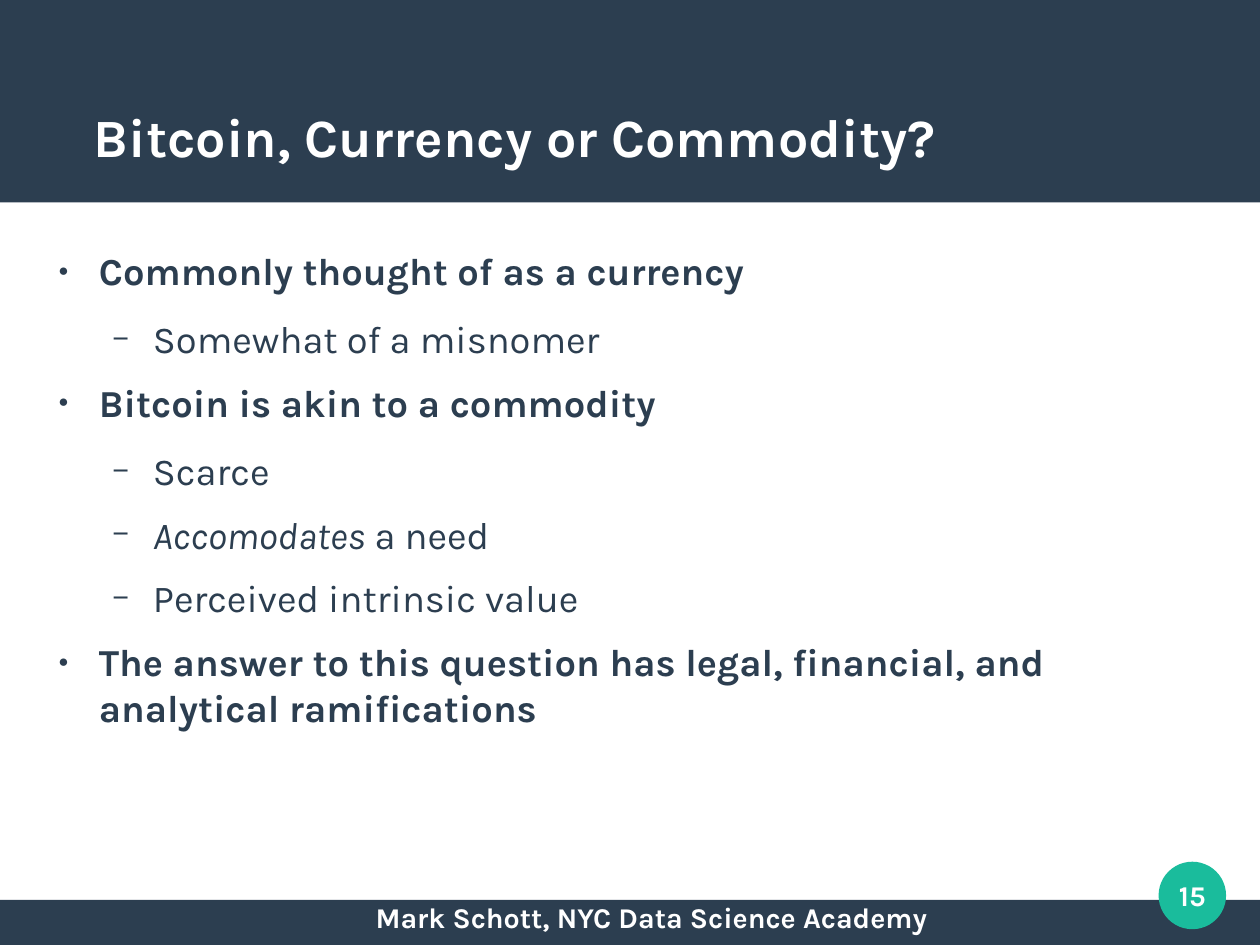
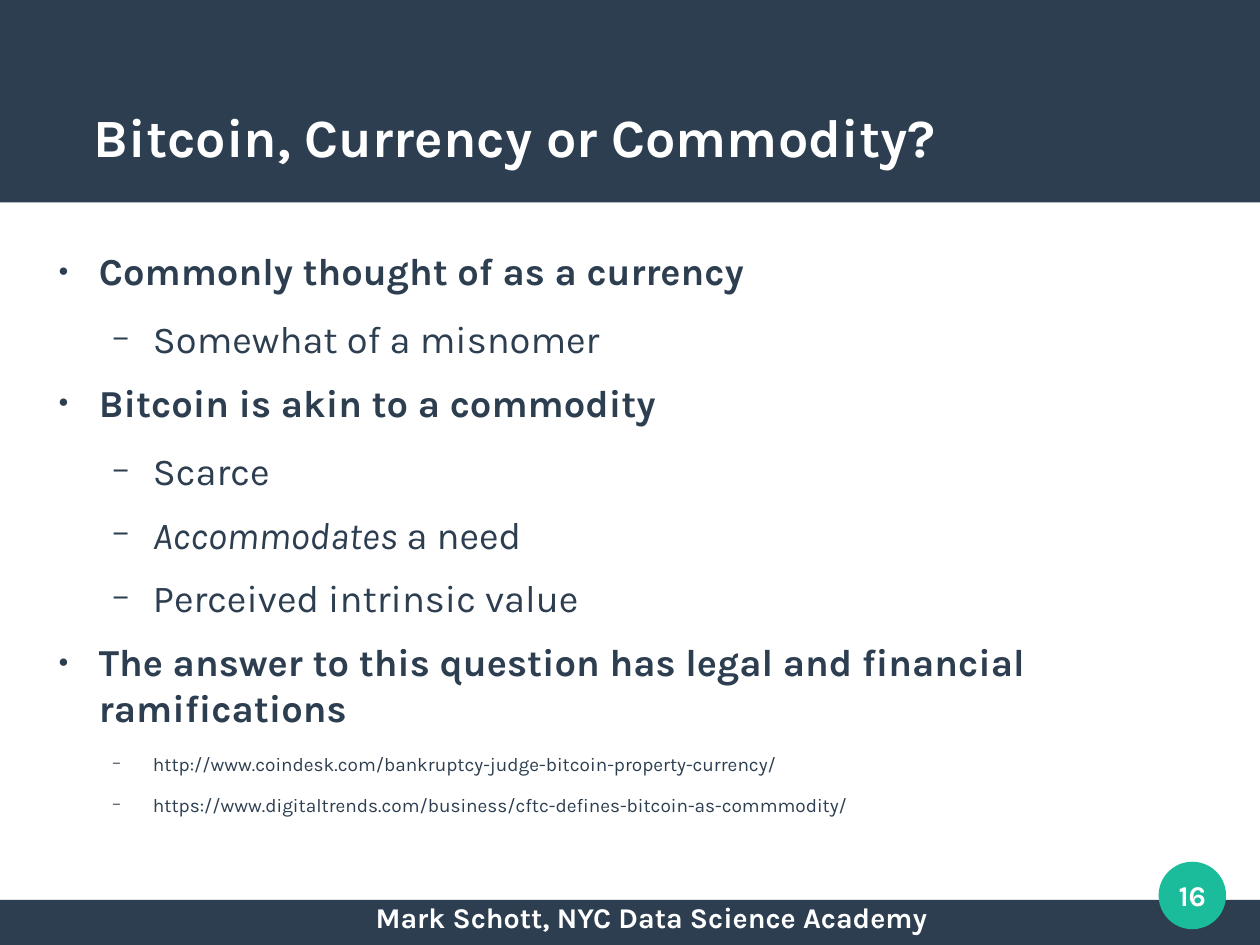
Before and after one commit to nycdatasci/bootcamp009_project, a slide deck: slide 16 of Project2-WebScraping/markschott/bitcoin/presentation/project2_mark_schott_prez.odp (slide 15 before the commit). Drawn at 1260x945 pixels with LibreOffice and Linux fonts; fonts in the diff are those of the drawing. Boxes give left, top, right and bottom in pixels: in the first picture for what was removed or moved away, otherwise in the second. Text is boxed around its words. In the diff, an @@ line names an element or a change of style, - is before the commit and + after.

```diff
--- a/Project2-WebScraping/markschott/bitcoin/presentation/project2_mark_schott_prez.odp
+++ b/Project2-WebScraping/markschott/bitcoin/presentation/project2_mark_schott_prez.odp
@@ text at [153,523,522,550]: text changed @@
-  − Accomodates a need
+  − Accommodates a need
@@ text at [99,649,1025,817]: text changed; size 24 to 12 pt; bold off @@
-● The answer to this question has legal, financial, and analytical ramifications
+● The answer to this question has legal and financial ramifications
+  − http://www.coindesk.com/bankruptcy-judge-bitcoin-property-currency/
+  − https://www.digitaltrends.com/business/cftc-defines-bitcoin-as-commmodity/
@@ page number at [1179,887,1207,907]: text changed @@
-15
+16
```
Also in this commit, not shown: 11 other slides changed, 3 slides added, 1 slide removed, 45 other files.
